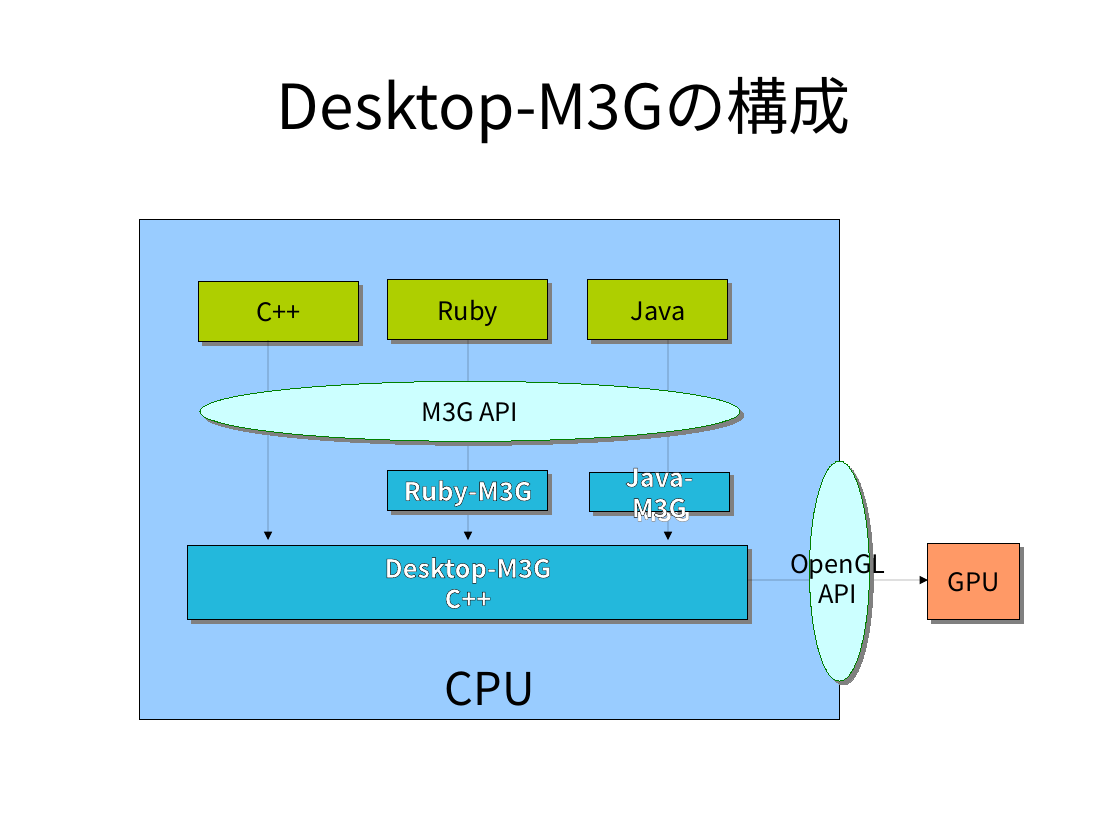
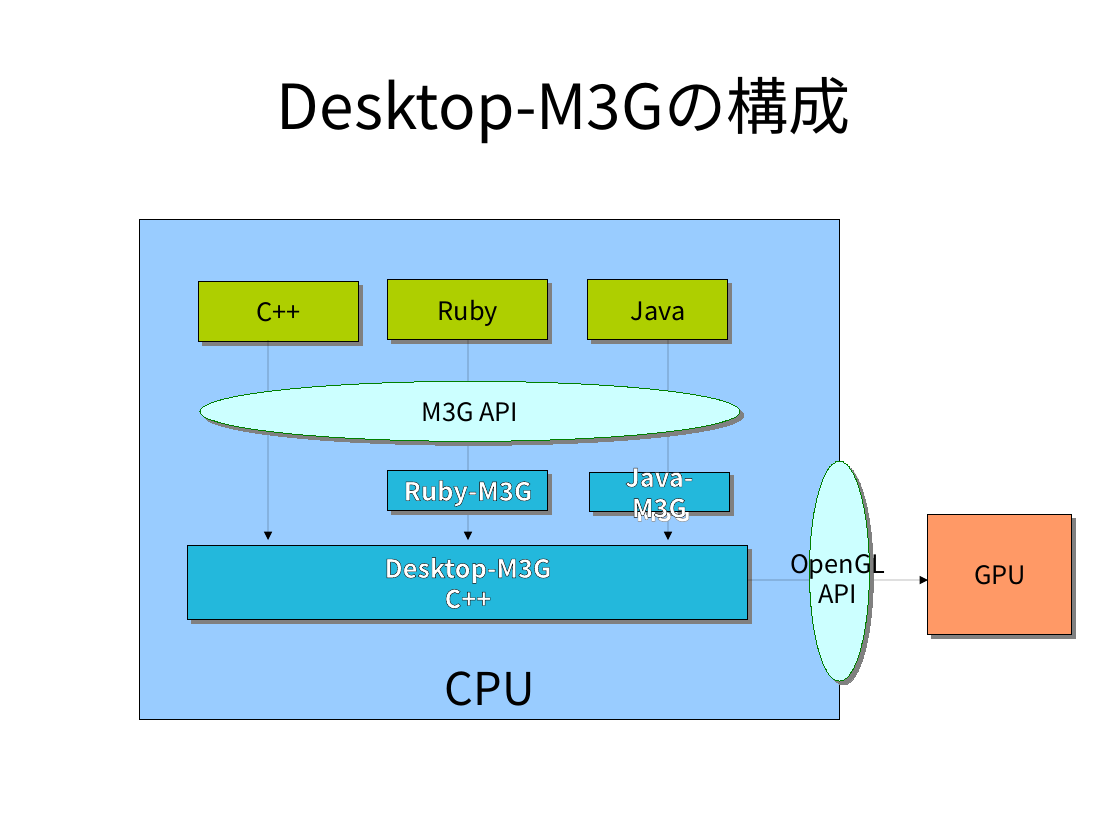
Before and after one commit to vadosnaprimer/desktop-m3g, a slide deck: slide 4 of doc/archives/フクオカRuby大賞-2010-本審査/フクオカRuby大賞2010.odp. Drawn at 1120x840 pixels with LibreOffice and Linux fonts; fonts in the diff are those of the drawing. Boxes give left, top, right and bottom in pixels: in the first picture for what was removed or moved away, otherwise in the second. Text is boxed around its words. In the diff, an @@ line names an element or a change of style, - is before the commit and + after.

```diff
--- a/doc/archives/フクオカRuby大賞-2010-本審査/フクオカRuby大賞2010.odp
+++ b/doc/archives/フクオカRuby大賞-2010-本審査/フクオカRuby大賞2010.odp
@@ rectangle "GPU": place and size @@
-rectangle "GPU" at box(928, 544, 1020, 620)
+rectangle "GPU" at box(928, 514, 1072, 634)
```
Also in this commit, not shown: 2 other slides changed.
